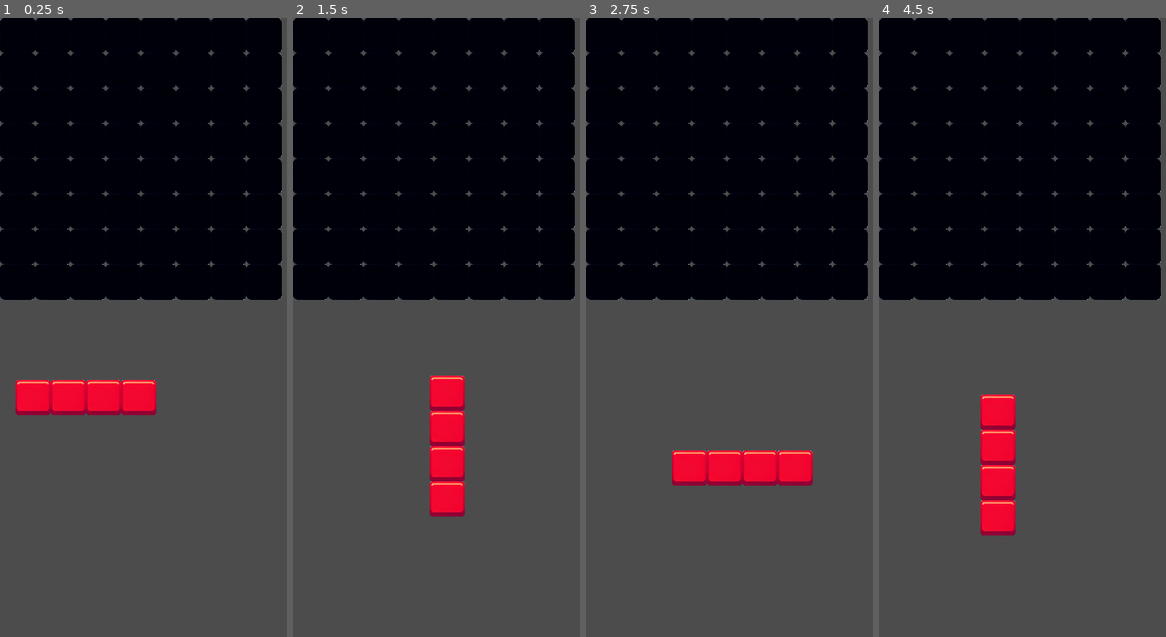
Above: before the commit, frames 1-4 (left to right).
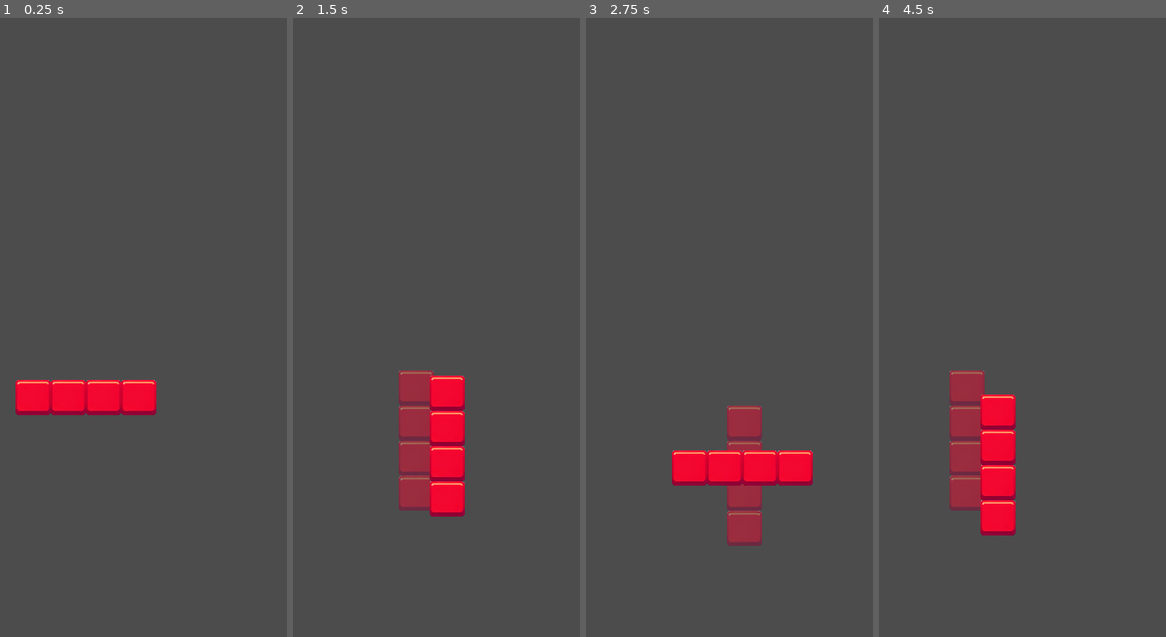
Above: after the commit, the same moments.

Repository: alexkorep-games/transmatrix
Game: Godot game, scene res://scenes/main/main.tscn
Same seed, same stepped clock (60 frames per second), same inputs: the game is played once before the commit and once after it. Before the commit the project starts from res://scenes/main.tscn.
Inputs (mouse positions are in pixels of both pictures, inside the frame that each line leads up to):
- Up to frame 1 (0.25 s): no input
- Up to frame 2 (1.5 s): tap Enter at 0.5 s; move the mouse to (516, 296) at 0.52 s; click (516, 296) at 0.67 s; tap Space at 1.25 s; drag from (384, 358) to (433, 451) at 1.27 s
- Up to frame 3 (2.75 s): move the mouse to (772, 191) at 2.02 s; click (772, 191) at 2.17 s
- Up to frame 4 (4.5 s): tap Enter at 2.75 s; drag from (1019, 451) to (942, 234) at 2.77 s; move the mouse to (1125, 420) at 3.52 s; click (1125, 420) at 3.67 s; tap Space at 4.25 s; drag from (942, 234) to (988, 172) at 4.27 s

The runs differ from the first frame. In frame 1, 44% of the frame differs, in the area x 0-99%, y 0-46%; in frame 2, 47%; in frame 3, 46%; in frame 4, 47%, in the area x 0-99%, y 0-80%.

Commit message:
Add preview grid on top of the game field grid

Diff:
--- a/src/project.godot
+++ b/src/project.godot
@@ -11,7 +11,7 @@
 [application]
 
 config/name="Transmatrix Decoder"
-run/main_scene="res://scenes/main.tscn"
+run/main_scene="res://scenes/main/main.tscn"
 config/icon="res://icon.png"
 
 [display]
--- a/src/scenes/current_shape/current_shape.gd
+++ b/src/scenes/current_shape/current_shape.gd
@@ -1,4 +1,6 @@
 extends TileMap
+
+signal drag(block_positions, tile_ids)
 
 var mouse_down = false
 var dragging = false
@@ -42,6 +44,8 @@
 		var drag_delta = drag_current - drag_start
 		position = original_position + drag_delta
 
+		emit_drag_signal()
+
 func go_back():
 	# Use tween to animate the tilemap back to the original position
 	# that means that position property should be animated to original_position value
@@ -84,3 +88,15 @@
 			var old_pos = tile["position"]
 			var new_pos = Vector2(max_y - old_pos.y, old_pos.x)
 			tilemap.set_cellv(new_pos, tile["id"])
+
+
+func emit_drag_signal():
+	var block_positions = []
+	var tile_ids = []
+	for cell in get_used_cells():
+		var cell_position = map_to_world(cell)
+		var global_cell_position = to_global(cell_position)
+		block_positions.append(global_cell_position)
+		var cell_id = get_cellv(cell)
+		tile_ids.append(cell_id)
+	emit_signal("drag", block_positions, tile_ids)
--- /dev/null
+++ b/src/scenes/main/main.gd
@@ -0,0 +1,33 @@
+extends Control
+
+
+# Declare member variables here. Examples:
+# var a = 2
+# var b = "text"
+
+
+# Called when the node enters the scene tree for the first time.
+func _ready():
+	pass # Replace with function body.
+
+
+# Called every frame. 'delta' is the elapsed time since the previous frame.
+#func _process(delta):
+#	pass
+
+
+func _on_CurrentShape_drag(positions, tile_ids):
+	var field = get_node("%FieldTileMap")
+	var preview_field = get_node("%PreviewTileMap")
+	# Remove all cells with num 4
+	preview_field.clear()
+
+	for i in range(len(positions)):
+		var pos = positions[i]
+		var tile_id = tile_ids[i]
+		# Get the tile from the field at this global position
+		var local_pos = preview_field.to_local(pos)
+		var cell_pos = preview_field.world_to_map(local_pos)
+		var field_tile = field.get_cellv(pos)
+		# TODO check if field_tile != -1, to find out if the shape can be placed
+		preview_field.set_cellv(cell_pos, tile_id)
--- a/src/scenes/main.tscn
+++ b/src/scenes/main/main.tscn
@@ -1,15 +1,16 @@
-[gd_scene load_steps=5 format=2]
+[gd_scene load_steps=6 format=2]
 
-[ext_resource path="res://assets/grid/grid01.png" type="Texture" id=1]
-[ext_resource path="res://resources/blocks_tileset.tres" type="TileSet" id=2]
-[ext_resource path="res://scenes/current_shape/current_shape.tscn" type="PackedScene" id=3]
+[ext_resource path="res://resources/blocks_tileset.tres" type="TileSet" id=1]
+[ext_resource path="res://scenes/current_shape/current_shape.tscn" type="PackedScene" id=2]
+[ext_resource path="res://assets/grid/grid01.png" type="Texture" id=3]
+[ext_resource path="res://scenes/main/main.gd" type="Script" id=4]
 
 [sub_resource type="TileSet" id=1]
 0/name = "grid01.png 0"
-0/texture = ExtResource( 1 )
+0/texture = ExtResource( 3 )
 0/tex_offset = Vector2( 0, 0 )
 0/modulate = Color( 1, 1, 1, 1 )
-0/region = Rect2( 512, 0, 128, 128 )
+0/region = Rect2( 0, 0, 128, 128 )
 0/tile_mode = 0
 0/occluder_offset = Vector2( 0, 0 )
 0/navigation_offset = Vector2( 0, 0 )
@@ -20,10 +21,10 @@
 0/shapes = [  ]
 0/z_index = 0
 1/name = "grid01.png 1"
-1/texture = ExtResource( 1 )
+1/texture = ExtResource( 3 )
 1/tex_offset = Vector2( 0, 0 )
 1/modulate = Color( 1, 1, 1, 1 )
-1/region = Rect2( 0, 0, 128, 128 )
+1/region = Rect2( 128, 0, 128, 128 )
 1/tile_mode = 0
 1/occluder_offset = Vector2( 0, 0 )
 1/navigation_offset = Vector2( 0, 0 )
@@ -34,10 +35,10 @@
 1/shapes = [  ]
 1/z_index = 0
 2/name = "grid01.png 2"
-2/texture = ExtResource( 1 )
+2/texture = ExtResource( 3 )
 2/tex_offset = Vector2( 0, 0 )
 2/modulate = Color( 1, 1, 1, 1 )
-2/region = Rect2( 128, 0, 128, 128 )
+2/region = Rect2( 256, 0, 128, 128 )
 2/tile_mode = 0
 2/occluder_offset = Vector2( 0, 0 )
 2/navigation_offset = Vector2( 0, 0 )
@@ -48,10 +49,10 @@
 2/shapes = [  ]
 2/z_index = 0
 3/name = "grid01.png 3"
-3/texture = ExtResource( 1 )
+3/texture = ExtResource( 3 )
 3/tex_offset = Vector2( 0, 0 )
 3/modulate = Color( 1, 1, 1, 1 )
-3/region = Rect2( 256, 0, 128, 128 )
+3/region = Rect2( 384, 0, 128, 128 )
 3/tile_mode = 0
 3/occluder_offset = Vector2( 0, 0 )
 3/navigation_offset = Vector2( 0, 0 )
@@ -62,10 +63,10 @@
 3/shapes = [  ]
 3/z_index = 0
 4/name = "grid01.png 4"
-4/texture = ExtResource( 1 )
+4/texture = ExtResource( 3 )
 4/tex_offset = Vector2( 0, 0 )
 4/modulate = Color( 1, 1, 1, 1 )
-4/region = Rect2( 384, 0, 128, 128 )
+4/region = Rect2( 512, 0, 128, 128 )
 4/tile_mode = 0
 4/occluder_offset = Vector2( 0, 0 )
 4/navigation_offset = Vector2( 0, 0 )
@@ -79,6 +80,7 @@
 [node name="Main" type="Control"]
 anchor_right = 1.0
 anchor_bottom = 1.0
+script = ExtResource( 4 )
 
 [node name="VBoxContainer" type="VBoxContainer" parent="."]
 anchor_right = 1.0
@@ -90,12 +92,20 @@
 size_flags_horizontal = 3
 size_flags_vertical = 3
 
-[node name="TileMap" type="TileMap" parent="VBoxContainer/Field"]
+[node name="FieldTileMap" type="TileMap" parent="VBoxContainer/Field"]
+unique_name_in_owner = true
 scale = Vector2( 0.32, 0.32 )
 tile_set = SubResource( 1 )
 cell_size = Vector2( 128, 128 )
 format = 1
-tile_data = PoolIntArray( 0, 0, 0, 1, 0, 0, 2, 0, 0, 3, 0, 0, 4, 0, 0, 5, 0, 0, 6, 0, 0, 7, 0, 0, 65536, 0, 0, 65537, 0, 0, 65538, 0, 0, 65539, 0, 0, 65540, 0, 0, 65541, 0, 0, 65542, 0, 0, 65543, 0, 0, 131072, 0, 0, 131073, 0, 0, 131074, 0, 0, 131075, 0, 0, 131076, 0, 0, 131077, 0, 0, 131078, 0, 0, 131079, 0, 0, 196608, 0, 0, 196609, 0, 0, 196610, 0, 0, 196611, 0, 0, 196612, 0, 0, 196613, 0, 0, 196614, 0, 0, 196615, 0, 0, 262144, 0, 0, 262145, 0, 0, 262146, 0, 0, 262147, 0, 0, 262148, 0, 0, 262149, 0, 0, 262150, 0, 0, 262151, 0, 0, 327680, 0, 0, 327681, 0, 0, 327682, 0, 0, 327683, 0, 0, 327684, 0, 0, 327685, 0, 0, 327686, 0, 0, 327687, 0, 0, 393216, 0, 0, 393217, 0, 0, 393218, 0, 0, 393219, 0, 0, 393220, 0, 0, 393221, 0, 0, 393222, 0, 0, 393223, 0, 0, 458752, 0, 0, 458753, 0, 0, 458754, 0, 0, 458755, 0, 0, 458756, 0, 0, 458757, 0, 0, 458758, 0, 0, 458759, 0, 0 )
+
+[node name="PreviewTileMap" type="TileMap" parent="VBoxContainer/Field"]
+unique_name_in_owner = true
+modulate = Color( 1, 1, 1, 0.466667 )
+scale = Vector2( 0.32, 0.32 )
+tile_set = SubResource( 1 )
+cell_size = Vector2( 128, 128 )
+format = 1
 
 [node name="ShapesSource" type="Control" parent="VBoxContainer"]
 margin_top = 362.0
@@ -104,55 +114,57 @@
 size_flags_horizontal = 3
 size_flags_vertical = 3
 
-[node name="CurrentShape" parent="VBoxContainer/ShapesSource" instance=ExtResource( 3 )]
+[node name="CurrentShape" parent="VBoxContainer/ShapesSource" instance=ExtResource( 2 )]
 
 [node name="Shapes" type="Node" parent="."]
 
 [node name="I" type="TileMap" parent="Shapes"]
 visible = false
-tile_set = ExtResource( 2 )
+tile_set = ExtResource( 1 )
 cell_size = Vector2( 128, 128 )
 format = 1
 tile_data = PoolIntArray( -2, 0, 0, -1, 0, 0, -65536, 0, 0, -65535, 0, 0 )
 
 [node name="O" type="TileMap" parent="Shapes"]
 visible = false
-tile_set = ExtResource( 2 )
+tile_set = ExtResource( 1 )
 cell_size = Vector2( 128, 128 )
 format = 1
 tile_data = PoolIntArray( -1, 0, 0, -65536, 0, 0, 65535, 0, 0, 0, 0, 0 )
 
 [node name="T" type="TileMap" parent="Shapes"]
 visible = false
-tile_set = ExtResource( 2 )
+tile_set = ExtResource( 1 )
 cell_size = Vector2( 128, 128 )
 format = 1
 tile_data = PoolIntArray( -1, 0, 0, -65536, 0, 0, -65535, 0, 0, 0, 0, 0 )
 
 [node name="S" type="TileMap" parent="Shapes"]
 visible = false
-tile_set = ExtResource( 2 )
+tile_set = ExtResource( 1 )
 cell_size = Vector2( 128, 128 )
 format = 1
 tile_data = PoolIntArray( -65536, 0, 0, -65535, 0, 0, 65535, 0, 0, 0, 0, 0 )
 
 [node name="Z" type="TileMap" parent="Shapes"]
 visible = false
-tile_set = ExtResource( 2 )
+tile_set = ExtResource( 1 )
 cell_size = Vector2( 128, 128 )
 format = 1
 tile_data = PoolIntArray( -1, 0, 0, -65536, 0, 0, 0, 0, 0, 1, 0, 0 )
 
 [node name="J" type="TileMap" parent="Shapes"]
 visible = false
-tile_set = ExtResource( 2 )
+tile_set = ExtResource( 1 )
 cell_size = Vector2( 128, 128 )
 format = 1
 tile_data = PoolIntArray( -1, 0, 0, -65536, 0, 0, -65535, 0, 0, 1, 0, 0 )
 
 [node name="L" type="TileMap" parent="Shapes"]
 visible = false
-tile_set = ExtResource( 2 )
+tile_set = ExtResource( 1 )
 cell_size = Vector2( 128, 128 )
 format = 1
 tile_data = PoolIntArray( -65535, 0, 0, 65535, 0, 0, 0, 0, 0, 1, 0, 0 )
+
+[connection signal="drag" from="VBoxContainer/ShapesSource/CurrentShape" to="." method="_on_CurrentShape_drag"]
